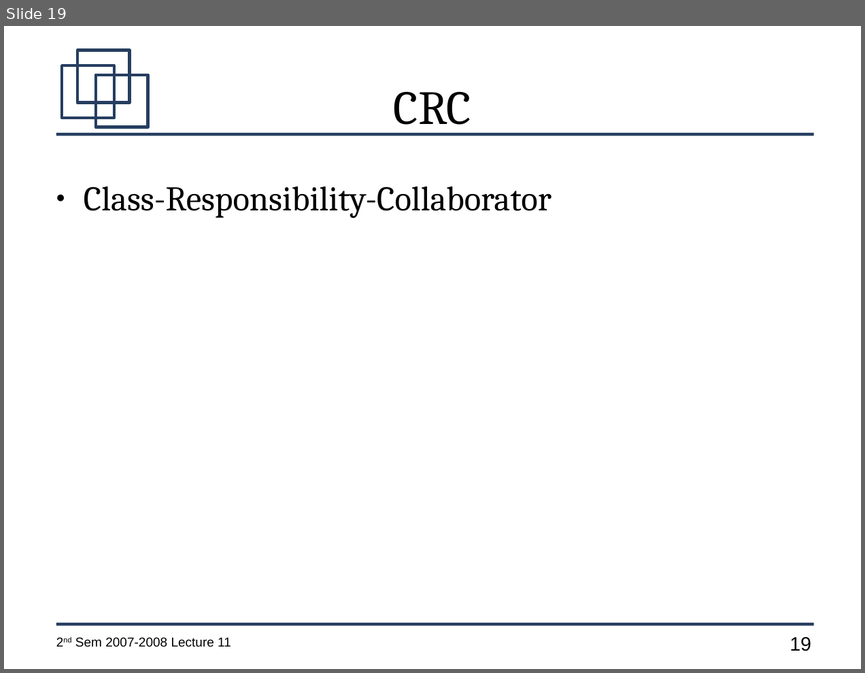
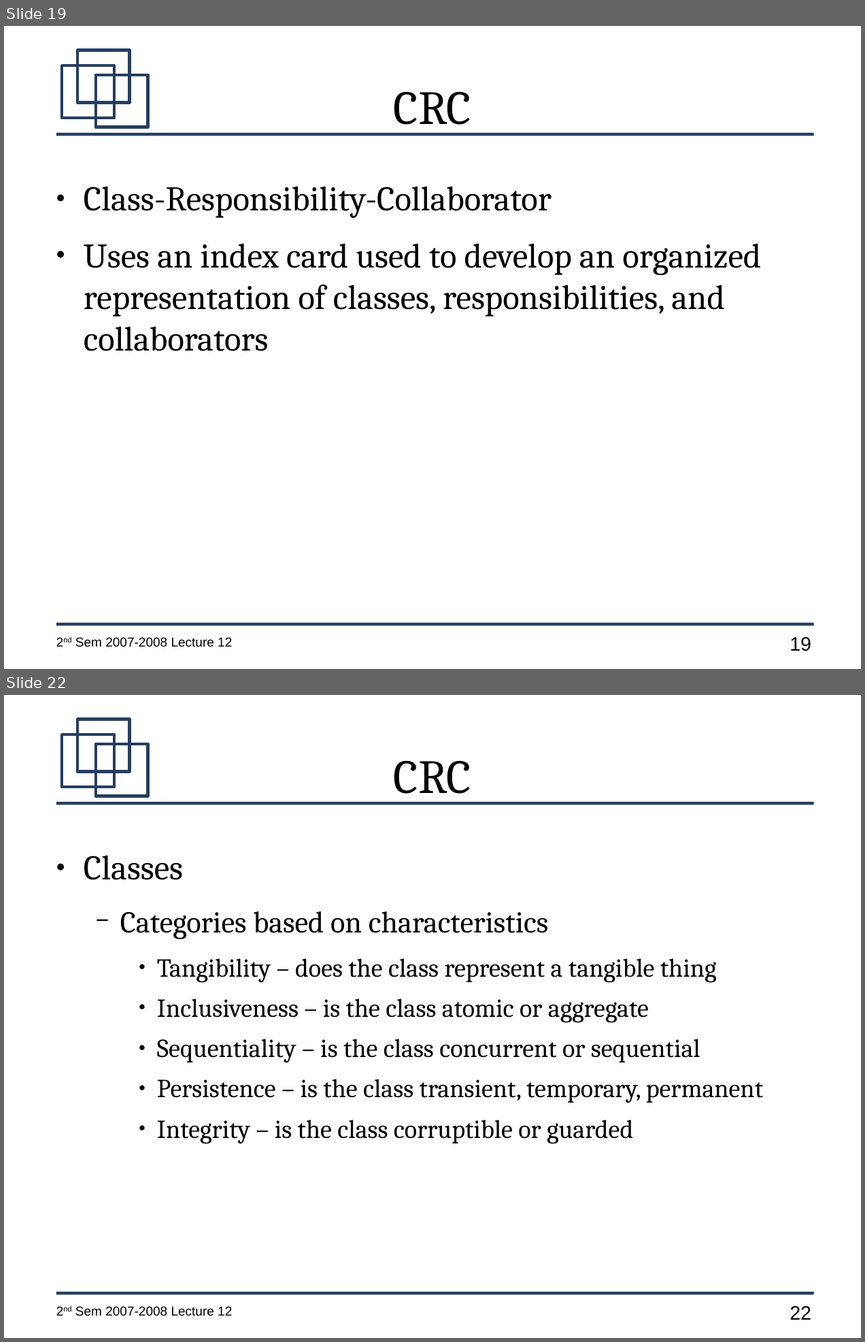
Before and after one commit to jachermocilla/jach-homepage, a slide deck: CMSC128-2nd-Sem-2007-L12.odp. Shown one above the other, each under a label of ours: slide 19 before the commit, slides 19 and 22 after it; the slides between them are not shown. The pictures are 865x673 and 865x1342 pixels, drawn with LibreOffice and Linux fonts; fonts in the diff are those of the drawing. Boxes give left, top, right and bottom in pixels: in the first picture for what was removed or moved away, otherwise in the second. Text is boxed around its words. In the diff, an @@ line names an element or a change of style, - is before the commit and + after.

```diff
--- a/CMSC128-2nd-Sem-2007-L12.odp
+++ b/CMSC128-2nd-Sem-2007-L12.odp
@@ slide 22 added at (x1=4, y1=695, x2=861, y2=1338), background #FFFFFF; not listed: 7 template elements that a slide beside it also shows @@
@@ title added at (x1=394, y1=760, x2=471, y2=803), 44 pt, text #000000 @@
+CRC
@@ text added at (x1=84, y1=855, x2=763, y2=1144), 24 pt, text #000000 @@
+● Classes
+  − Categories based on characteristics
+    ● Tangibility – does the class represent a tangible thing
+    ● Inclusiveness – is the class atomic or aggregate
+    ● Sequentiality – is the class concurrent or sequential
+    ● Persistence – is the class transient, temporary, permanent
+    ● Integrity – is the class corruptible or guarded
@@ slide 19 changed as well @@
@@ text at (x1=84, y1=243, x2=761, y2=351): paragraph added @@
+● Uses an index card used to develop an organized representation of classes, responsibilities, and collaborators
@@ text at (x1=75, y1=637, x2=232, y2=647): text changed @@
-2nd Sem 2007-2008 Lecture 11
+2nd Sem 2007-2008 Lecture 12
```
Also in this commit, not shown: 19 other slides changed, 13 other slides added, 1 slide removed, 1 other file.
